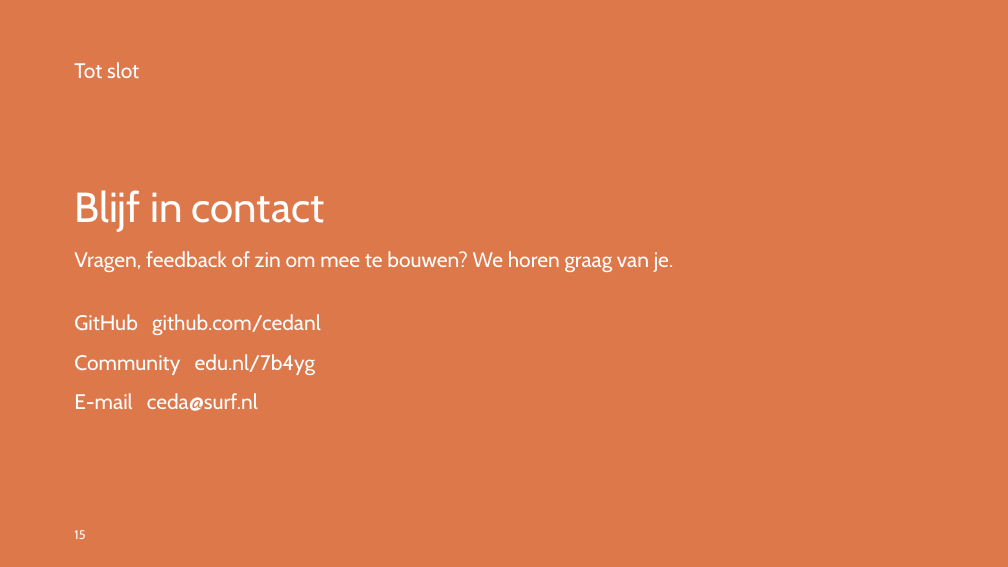
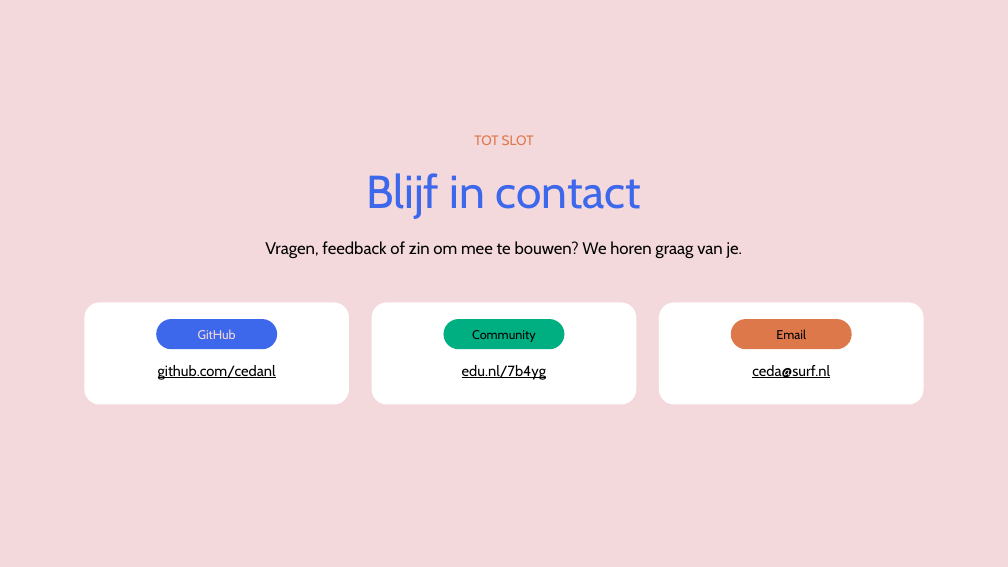
Before and after one commit to cedanl/clidev-presentaties, a slide deck: slide 15 of exports/261026_skillsradar_competentnl/261026_skillsradar_competentnl.pptx. Drawn at 1008x567 pixels with LibreOffice and Linux fonts; fonts in the diff are those of the drawing; background and template pictures are left out. Boxes give left, top, right and bottom in pixels: in the first picture for what was removed or moved away, otherwise in the second. Text is boxed around its words. In the diff, an @@ line names an element or a change of style, - is before the commit and + after.

```diff
--- a/exports/261026_skillsradar_competentnl/261026_skillsradar_competentnl.pptx
+++ b/exports/261026_skillsradar_competentnl/261026_skillsradar_competentnl.pptx
@@ background #DD784B to #F4D9DC @@
@@ text at [474,135,534,145]: text changed; size 20 to 13 pt; text colour #FFFFFF to #DD784B @@
-Tot slot
+TOT SLOT
@@ text added at [366,173,642,219], 44 pt, text #3D68EC @@
+Blijf in contact
@@ text at [74,190,324,232]: paragraph removed @@
-Blijf in contact
@@ text "Vragen, feedback of zin om ...": place and size @@
-text "Vragen, feedback of zin om ..." at [74,190,674,272]
+text "Vragen, feedback of zin om ..." at [265,241,743,259]
@@ text "Vragen, feedback of zin om ..." at [265,241,743,259]: size 20 to 16 pt, text colour #FFFFFF to #000000; alignment left to centre; line spacing 1.07 to 1; less space between paragraphs; vertical alignment bottom to top @@
@@ rounded rectangle added at [85,302,349,405], fill #FFFFFF @@
@@ rounded rectangle added at [157,319,278,349], fill #3D68EC @@
@@ text added at [198,329,236,339], 12 pt, text #F4D9DC @@
+GitHub
@@ rounded rectangle added at [372,302,637,405], fill #FFFFFF @@
@@ rounded rectangle added at [444,319,565,349], fill #00AF81 @@
@@ rounded rectangle added at [659,302,924,405], fill #FFFFFF @@
@@ rounded rectangle added at [731,319,852,349], fill #DD784B @@
@@ text added at [776,329,806,339], 12 pt, text #000000 @@
+Email
@@ text added at [472,330,535,342], 12 pt, text #000000 @@
+Community
@@ text at [158,365,276,380]: text changed; size 20 to 14 pt; text colour #FFFFFF to #000000 @@
-GitHub github.com/cedanl
+github.com/cedanl
@@ text at [462,365,546,380]: text changed; size 20 to 14 pt; text colour #FFFFFF to #000000 @@
-Community edu.nl/7b4yg
+edu.nl/7b4yg
@@ text at [752,365,830,378]: text changed; size 20 to 14 pt; text colour #FFFFFF to #000000 @@
-E-mail ceda@surf.nl
+ceda@surf.nl
@@ page number removed at [74,530,85,539] @@
-15
```
Also in this commit, not shown: 1 other file.
